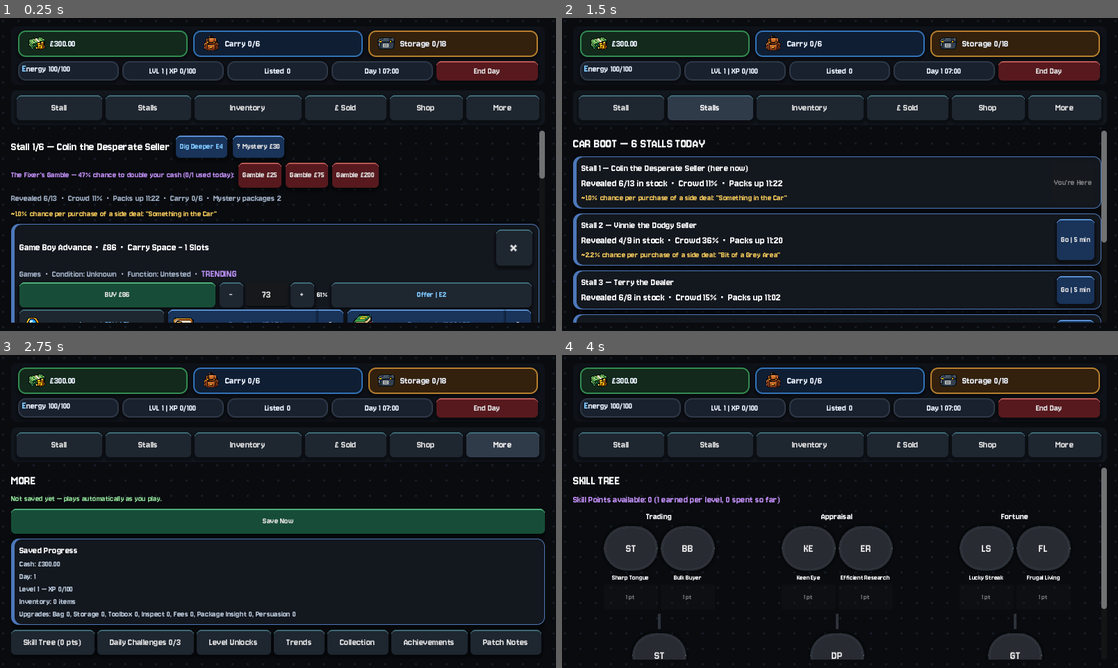
Above: before the commit, frames 1-4 (two rows, left to right).
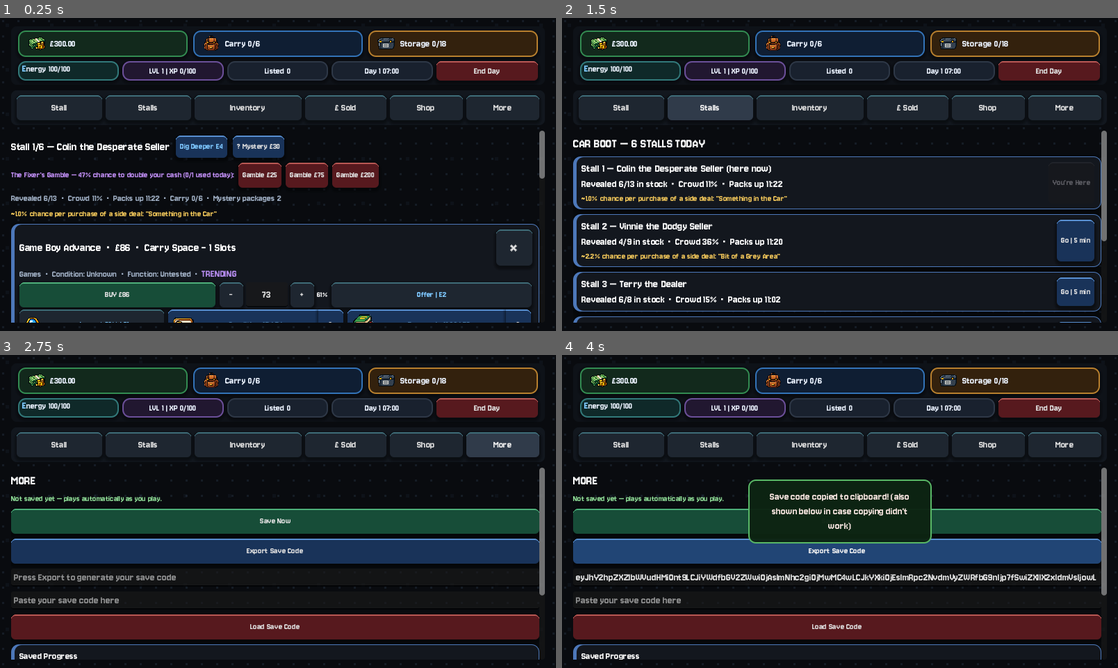
Above: after the commit, the same moments.

Repository: wmilburn1997-ai/car-boot-reseller
Game: Godot game, scene res://Main.tscn
Two runs of this game, one before a commit and one after it. Both use one fixed random seed, a clock stepped at 60 frames per second and the inputs below.
Inputs (mouse positions are in pixels of both pictures, inside the frame that each line leads up to):
- Up to frame 1 (0.25 s): no input
- Up to frame 2 (1.5 s): click "Stall" at 0.5 s; click "Stalls" at 1.25 s
- Up to frame 3 (2.75 s): click "More" at 2 s
- Up to frame 4 (4 s): click (617, 642) at 2.75 s, where only the run before the commit has a clickable "Skill Tree (0 pts)"; click (840, 552) at 3.5 s, where only the run after the commit has a clickable "Export Save Code"

The runs differ from the first frame. In frame 1, 0.9% of the frame differs, in the area x 3-43%, y 13-75%; in frame 2, 6.5%; in frame 3, 19%; in frame 4, 28%, in the area x 2-98%, y 13-98%.

Commit message:
Add Export/Import Save Code feature

Diff:
--- a/main.gd
+++ b/main.gd
@@ -187,6 +187,7 @@
 var lifetime_fixer_wins = 0
 const SAVE_PATH = "user://savegame.json"
 var last_save_time = ""
+var stat_chip_styles = {}
 var package_insight_level = 0
 var persuasion_level = 0
 const PACKAGE_INSIGHT_MAX = 20
@@ -371,6 +372,21 @@
 	pattern_rect.set_anchors_and_offsets_preset(Control.PRESET_FULL_RECT)
 	pattern_rect.mouse_filter = Control.MOUSE_FILTER_IGNORE
 	add_child(pattern_rect)
+
+	var pattern2_size = 64
+	var pattern2_img = Image.create(pattern2_size, pattern2_size, false, Image.FORMAT_RGBA8)
+	pattern2_img.fill(Color(0, 0, 0, 0))
+	var dot2_color = Color(0.55, 0.70, 0.95, 0.045)
+	for dx in range(5):
+		for dy in range(5):
+			pattern2_img.set_pixel(8 + dx, 8 + dy, dot2_color)
+	var pattern2_tex = ImageTexture.create_from_image(pattern2_img)
+	var pattern2_rect = TextureRect.new()
+	pattern2_rect.texture = pattern2_tex
+	pattern2_rect.stretch_mode = TextureRect.STRETCH_TILE
+	pattern2_rect.set_anchors_and_offsets_preset(Control.PRESET_FULL_RECT)
+	pattern2_rect.mouse_filter = Control.MOUSE_FILTER_IGNORE
+	add_child(pattern2_rect)
 
 	root_vbox = VBoxContainer.new()
 	root_vbox.set_anchors_and_offsets_preset(Control.PRESET_FULL_RECT)
@@ -843,6 +859,42 @@
 	manual_save_button.pressed.connect(Callable(self, "manual_save"))
 	body.add_child(manual_save_button)
 
+	var export_button = Button.new()
+	export_button.text = "Export Save Code"
+	export_button.tooltip_text = "Generates a text code with your full save, so you can copy it and load it on another device or browser."
+	style_button(export_button, "action")
+	body.add_child(export_button)
+
+	var export_field = LineEdit.new()
+	export_field.editable = true
+	export_field.placeholder_text = "Press Export to generate your save code"
+	body.add_child(export_field)
+
+	export_button.pressed.connect(func():
+		var code = export_save_code()
+		export_field.text = code
+		DisplayServer.clipboard_set(code)
+		queue_popup("Save code copied to clipboard! (also shown below in case copying didn't work)", "success")
+	)
+
+	var import_field = LineEdit.new()
+	import_field.placeholder_text = "Paste your save code here"
+	body.add_child(import_field)
+
+	var import_button = Button.new()
+	import_button.text = "Load Save Code"
+	import_button.tooltip_text = "Replaces your CURRENT progress with whatever is in the pasted code. This cannot be undone."
+	style_button(import_button, "danger")
+	body.add_child(import_button)
+
+	import_button.pressed.connect(func():
+		if import_save_code(import_field.text):
+			queue_popup("Save loaded!", "success")
+			show_more_menu()
+		else:
+			queue_popup("Invalid save code.")
+	)
+
 	var save_panel = make_card()
 	body.add_child(save_panel)
 	var save_box = VBoxContainer.new()
@@ -913,6 +965,12 @@
 	elif key == "storage":
 		bg = Color(0.20,0.13,0.05,1.0)
 		border = Color(0.72,0.50,0.18,1.0)
+	elif key == "energy":
+		bg = Color(0.06,0.16,0.16,1.0)
+		border = Color(0.25,0.62,0.62,0.75)
+	elif key == "level":
+		bg = Color(0.13,0.09,0.19,1.0)
+		border = Color(0.55,0.40,0.78,0.75)
 	sb.bg_color = bg
 	sb.border_color = border
 	sb.border_width_left = 2
@@ -931,6 +989,7 @@
 	sb.shadow_size = 5
 	sb.shadow_offset = Vector2(0, 2)
 	pill.add_theme_stylebox_override("panel", sb)
+	stat_chip_styles[key] = sb
 	pill.size_flags_horizontal = Control.SIZE_EXPAND_FILL
 	pill.size_flags_stretch_ratio = 1.0
 	parent.add_child(pill)
@@ -1049,6 +1108,12 @@
 	button.add_theme_stylebox_override("normal", normal)
 	button.add_theme_stylebox_override("hover", hover)
 	button.add_theme_stylebox_override("pressed", pressed)
+	var disabled_sb = normal.duplicate()
+	disabled_sb.bg_color = Color(0.10,0.10,0.11,0.55)
+	disabled_sb.border_color = Color(0.25,0.25,0.27,0.30)
+	disabled_sb.shadow_color = Color(0,0,0,0)
+	button.add_theme_stylebox_override("disabled", disabled_sb)
+	button.add_theme_color_override("font_disabled_color", Color(0.45,0.45,0.48,0.75))
 	button.button_down.connect(Callable(self, "_on_tooltip_button_down").bind(button))
 	button.button_up.connect(Callable(self, "_on_tooltip_button_up"))
 
@@ -1288,15 +1353,7 @@
 	file.close()
 	last_save_time = str(data["save_time"])
 
-func load_game():
-	if not FileAccess.file_exists(SAVE_PATH):
-		return false
-	var file = FileAccess.open(SAVE_PATH, FileAccess.READ)
-	if file == null:
-		return false
-	var text = file.get_as_text()
-	file.close()
-	var parsed = JSON.parse_string(text)
+func apply_save_data(parsed):
 	if parsed == null or typeof(parsed) != TYPE_DICTIONARY:
 		return false
 	cash = float(parsed.get("cash", cash))
@@ -1323,6 +1380,36 @@
 	negative_days_streak = int(parsed.get("negative_days_streak", negative_days_streak))
 	last_save_time = str(parsed.get("save_time", ""))
 	return true
+
+func load_game():
+	if not FileAccess.file_exists(SAVE_PATH):
+		return false
+	var file = FileAccess.open(SAVE_PATH, FileAccess.READ)
+	if file == null:
+		return false
+	var text = file.get_as_text()
+	file.close()
+	var parsed = JSON.parse_string(text)
+	return apply_save_data(parsed)
+
+func export_save_code():
+	var data = get_save_data()
+	var json_text = JSON.stringify(data)
+	return Marshalls.utf8_to_base64(json_text)
+
+func import_save_code(code):
+	var cleaned = code.strip_edges()
+	if cleaned == "":
+		return false
+	var json_text = ""
+	json_text = Marshalls.base64_to_utf8(cleaned)
+	if json_text == "":
+		return false
+	var parsed = JSON.parse_string(json_text)
+	var applied = apply_save_data(parsed)
+	if applied:
+		save_game()
+	return applied
 
 func generate_daily_challenges():
 	var templates = [
@@ -1543,8 +1630,14 @@
 	stat_labels["cash"].text = "£%.2f" % cash
 	if cash < 0.0:
 		stat_labels["cash"].add_theme_color_override("font_color", Color(0.95,0.55,0.45,1.0))
+		if stat_chip_styles.has("cash"):
+			stat_chip_styles["cash"].bg_color = Color(0.20,0.07,0.08,1.0)
+			stat_chip_styles["cash"].border_color = Color(0.75,0.32,0.30,1.0)
 	else:
 		stat_labels["cash"].add_theme_color_override("font_color", Color(0.92,0.95,1.0,1.0))
+		if stat_chip_styles.has("cash"):
+			stat_chip_styles["cash"].bg_color = Color(0.07,0.16,0.11,1.0)
+			stat_chip_styles["cash"].border_color = Color(0.20,0.55,0.32,1.0)
 	stat_labels["energy"].text = "[b][color=#7ec8ff]E[/color][/b]nergy %d/100" % energy
 	if energy <= 15:
 		stat_labels["energy"].add_theme_color_override("default_color", Color(0.95,0.55,0.45,1.0))
@@ -2000,7 +2093,7 @@
 		var name_line = Label.new()
 		name_line.autowrap_mode = TextServer.AUTOWRAP_WORD_SMART
 		name_line.size_flags_horizontal = Control.SIZE_EXPAND_FILL
-		name_line.add_theme_font_size_override("font_size", 16)
+		name_line.add_theme_font_size_override("font_size", 18)
 		name_line.text = "%s%s  •  £%.0f  •  Carry Space - %d Slots" % [rarity_text, item["name"], item["asking"], size_units(item)]
 		name_row.add_child(name_line)
 		var dismiss_button = Button.new()
@@ -2465,7 +2558,7 @@
 		var name_line = Label.new()
 		name_line.autowrap_mode = TextServer.AUTOWRAP_WORD_SMART
 		name_line.size_flags_horizontal = Control.SIZE_EXPAND_FILL
-		name_line.add_theme_font_size_override("font_size", 15)
+		name_line.add_theme_font_size_override("font_size", 17)
 		name_line.text = "Stall %d — %s%s" % [i + 1, stall["seller_display_name"], here_tag]
 		if packed:
 			name_line.add_theme_color_override("font_color", Color(0.5,0.5,0.55,1.0))
@@ -2667,7 +2760,7 @@
 	var name_line = Label.new()
 	name_line.autowrap_mode = TextServer.AUTOWRAP_WORD_SMART
 	name_line.size_flags_horizontal = Control.SIZE_EXPAND_FILL
-	name_line.add_theme_font_size_override("font_size", 16)
+	name_line.add_theme_font_size_override("font_size", 18)
 	name_line.text = "%s%s  •  %s  •  £%.0f  •  Carry Space - %d Slots" % [rarity_text, item["name"], item["category"], item["asking"], size_units(item)]
 	card.add_child(name_line)
 
@@ -4010,6 +4103,18 @@
 	show_shop()
 
 var patch_notes = [
+	{"version": "v46", "notes": [
+		"Added Export/Import Save Code in the More tab — generates a text code containing your full save, copies it to your clipboard automatically, and shows it in a field you can select/copy manually as a fallback",
+		"Paste a save code into the Import field and press Load Save Code to restore progress on another device or browser — bridges the gap until real cloud saves exist",
+		"Importing a code overwrites your current progress, so treat it like loading a save file",
+	]},
+	{"version": "v45", "notes": [
+		"Cash pill now actually turns red when your balance goes negative, not just the text inside it — matches the £-42.25 case shown in feedback",
+		"Energy and Level header chips got their own distinct accent colors (teal and purple) instead of flat grey, matching Cash/Carry/Storage's treatment",
+		"Item names in cards are now noticeably bigger than the details below them, for clearer visual hierarchy",
+		"Disabled buttons (like an unaffordable Fixer's Gamble wager) are now clearly dimmed instead of looking nearly identical to active ones",
+		"Added a second, larger-scale background texture layer for more visual depth",
+	]},
 	{"version": "v44", "notes": [
 		"Rebuilt the Skill Tree to actually look like a tree — circular node buttons in 3 columns (one per category), color-coded green/gold/grey for unlocked/ready/locked, connected by visual bars showing prerequisite relationships",
 		"Tap a node to see what it does, use the small button below it to unlock",
Not shown, changed: docs/index.html
Not shown, changed: docs/index.pck
